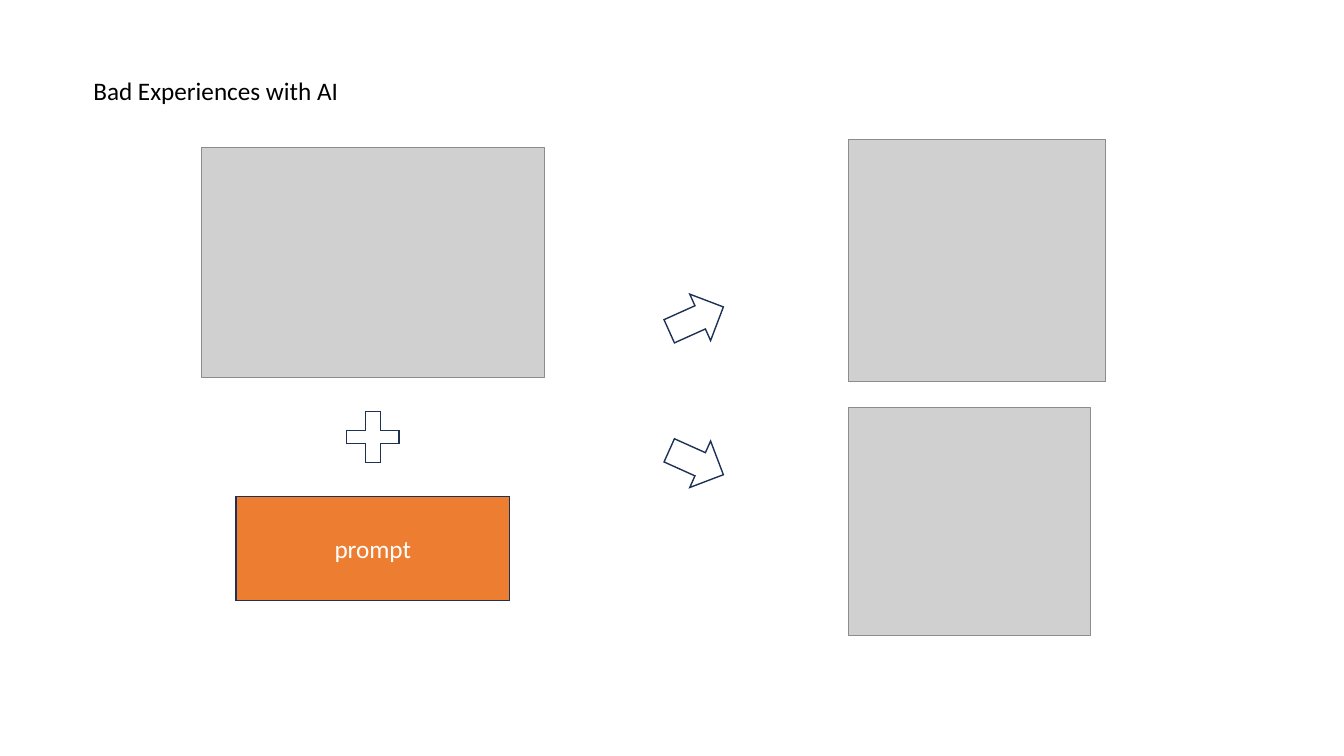
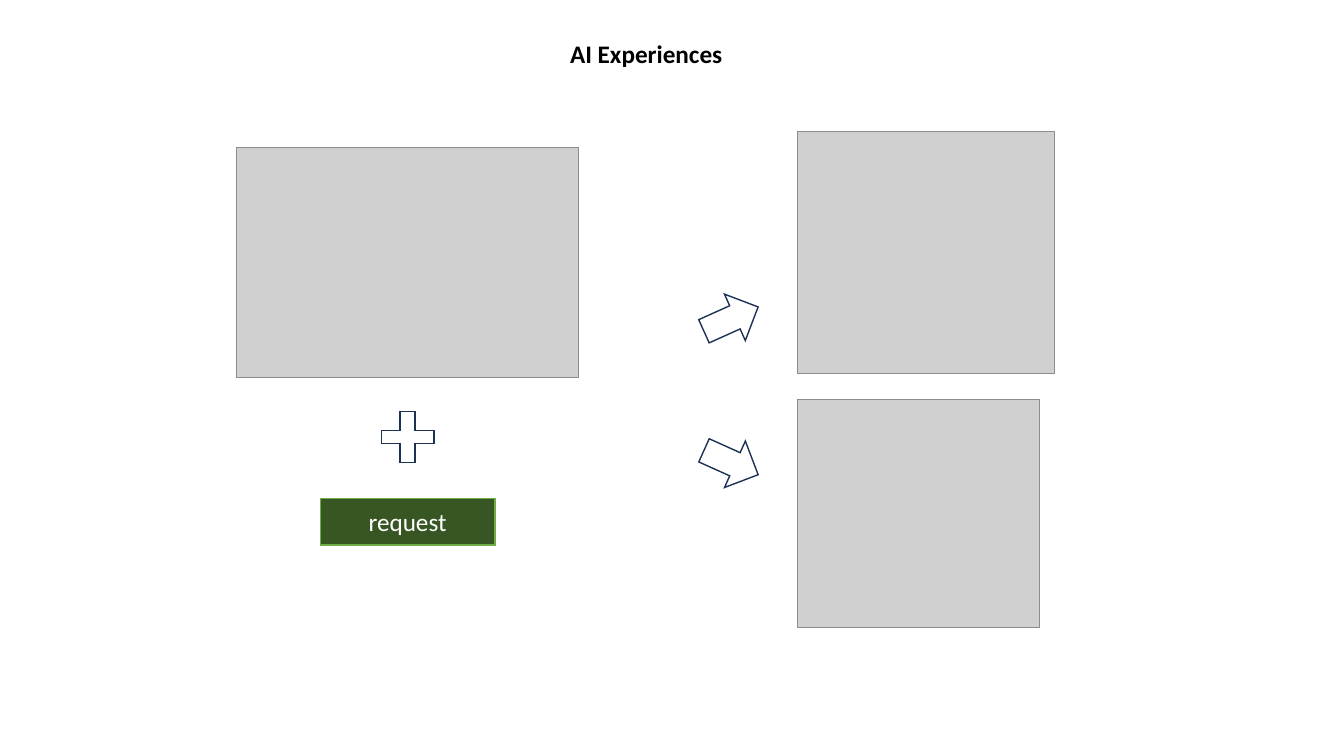
Before and after one commit to lexler/Talks, a slide deck: slide 3 of Slides/Core Patterns for Coding with AI.pptx (slide 2 before the commit). Drawn at 1344x756 pixels with LibreOffice and Linux fonts; fonts in the diff are those of the drawing; grey boxes stand for pictures. Boxes give left, top, right and bottom in pixels: in the first picture for what was removed or moved away, otherwise in the second. Text is boxed around its words. In the diff, an @@ line names an element or a change of style, - is before the commit and + after.

Commit message:
wip: slides

```diff
--- a/Slides/Core Patterns for Coding with AI.pptx
+++ b/Slides/Core Patterns for Coding with AI.pptx
@@ text at bbox=[570, 45, 723, 67]: text changed; bold on @@
-Bad Experiences with AI
+AI Experiences
@@ picture: place and size @@
-picture at bbox=[849, 139, 1106, 382]
+picture at bbox=[798, 131, 1055, 374]
@@ 2 right arrows, 1 picture, 1 plus: place and size @@
-2 right arrows, 1 picture, 1 plus at bbox=[202, 147, 734, 498]
+2 right arrows, 1 picture, 1 plus at bbox=[236, 147, 769, 498]
@@ picture: place and size @@
-picture at bbox=[849, 408, 1091, 636]
+picture at bbox=[798, 399, 1040, 627]
@@ rectangle removed at bbox=[236, 496, 509, 600] @@
-prompt
@@ rectangle added at bbox=[321, 499, 495, 545], fill #385723, outline #70AD47 1 pt, 18 pt, text #FFFFFF @@
+request
```
Also in this commit, not shown: 11 slides added, 16 slides removed.
